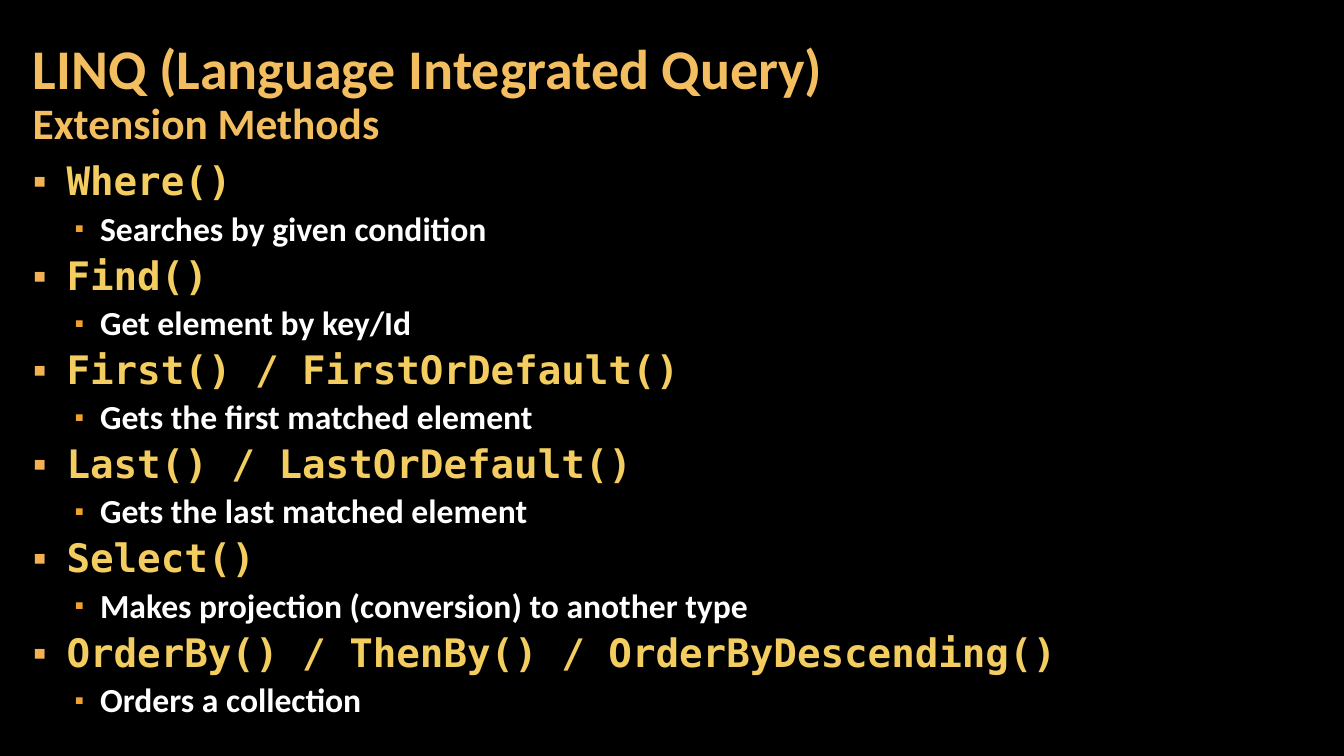
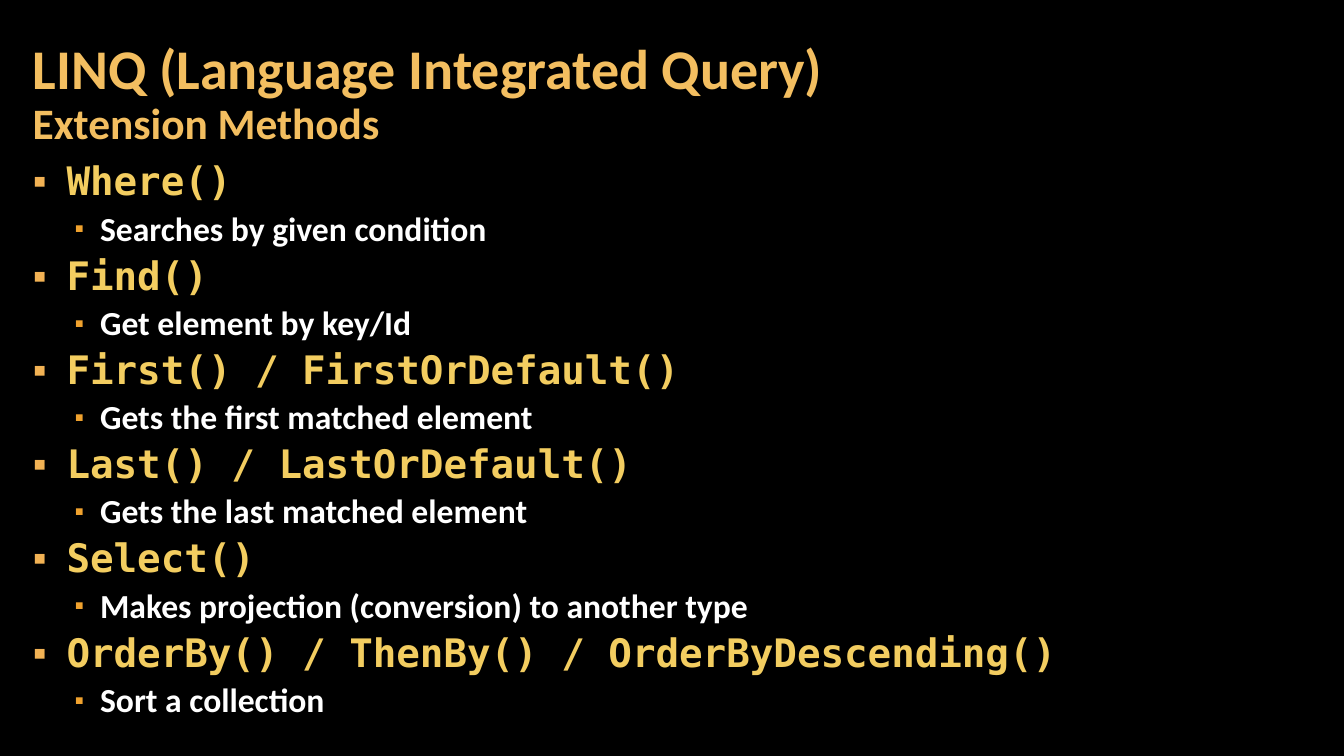
Before and after one commit to aspdotnetgabs/sharpdevelopwebapi, a slide deck: slide 24 of __OOP_Entity-Framework.pptx. Drawn at 1344x756 pixels with LibreOffice and Linux fonts; fonts in the diff are those of the drawing; background and template pictures are left out. Boxes give left, top, right and bottom in pixels: in the first picture for what was removed or moved away, otherwise in the second. Text is boxed around its words. In the diff, an @@ line names an element or a change of style, - is before the commit and + after.

```diff
--- a/__OOP_Entity-Framework.pptx
+++ b/__OOP_Entity-Framework.pptx
@@ text at <box>100,688,324,713</box>: text changed @@
-  ▪ Orders a collection
+  ▪ Sort a collection
```
Also in this commit, not shown: 1 other slide changed, 24 other files.
